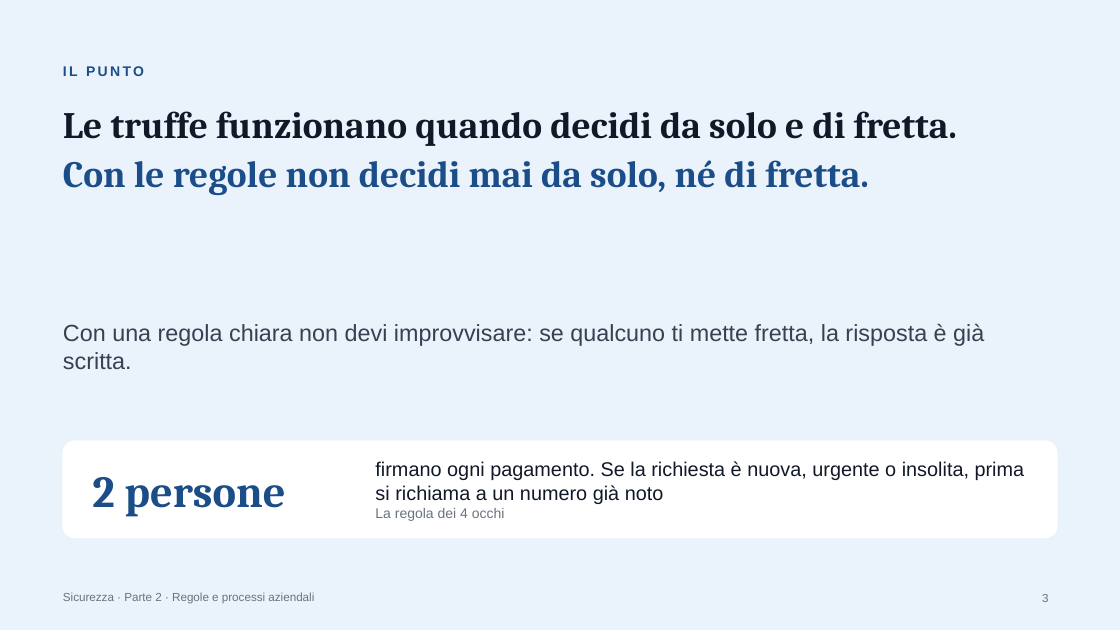
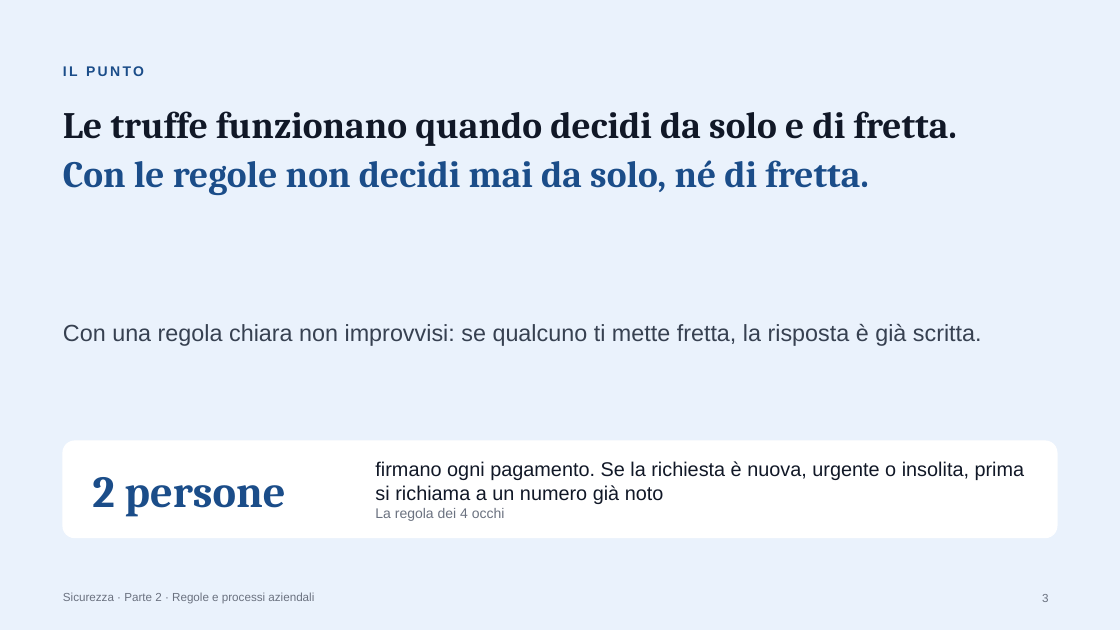
Before and after one commit to Mr-Hodler/IT-Security-AI-CrossCompany, a slide deck: slide 3 of Sicurezza Parte 2, Presentazione.pptx. Drawn at 1120x630 pixels with LibreOffice and Linux fonts; fonts in the diff are those of the drawing. Boxes give left, top, right and bottom in pixels: in the first picture for what was removed or moved away, otherwise in the second. Text is boxed around its words. In the diff, an @@ line names an element or a change of style, - is before the commit and + after.

Commit message:
v1.7: home chiara, testi rivisti, tooltip glossario, crediti

```diff
--- a/Sicurezza Parte 2, Presentazione.pptx
+++ b/Sicurezza Parte 2, Presentazione.pptx
@@ text at (x1=63, y1=324, x2=982, y2=346): text changed @@
-Con una regola chiara non devi improvvisare: se qualcuno ti mette fretta, la risposta è già scritta.
+Con una regola chiara non improvvisi: se qualcuno ti mette fretta, la risposta è già scritta.
```
Also in this commit, not shown: 1 other slide changed, 6 other files.
